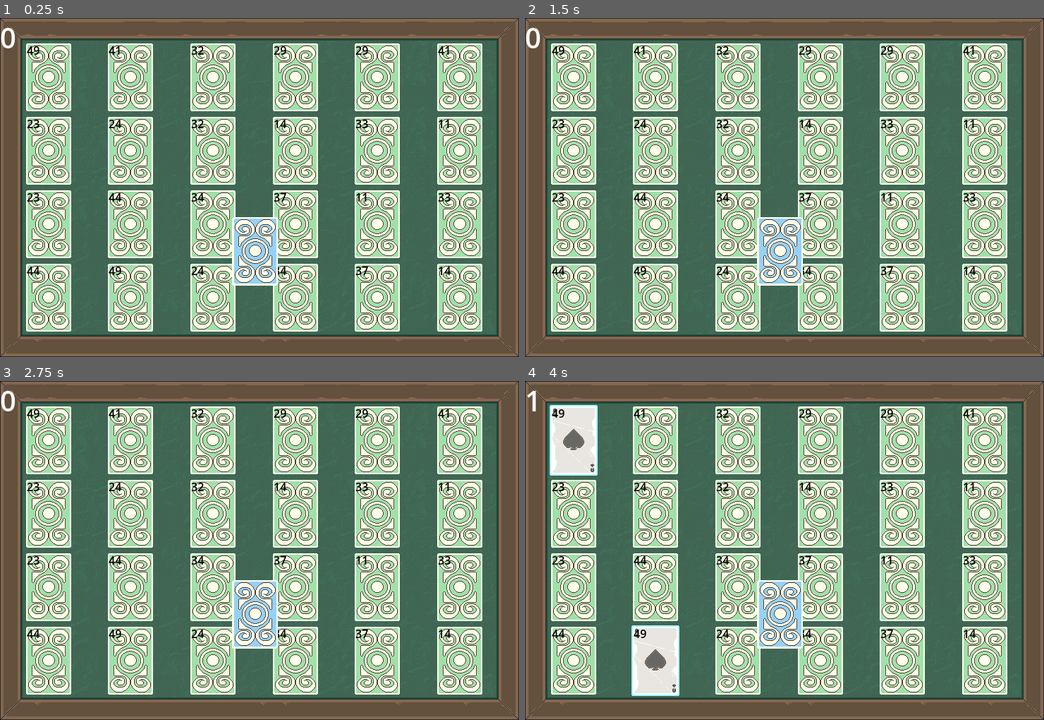
Above: before the commit, frames 1-4 (two rows, left to right).
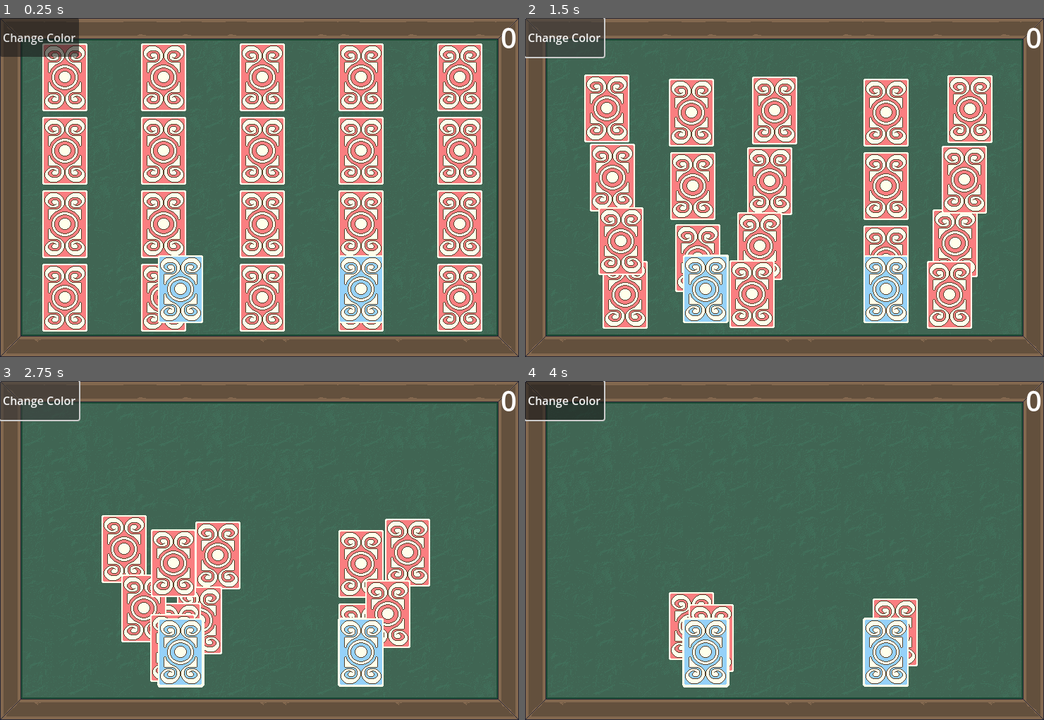
Above: after the commit, the same moments.

Repository: Kiingst/Matching-game
Game: Godot game, scene res://Main/main.tscn
The game is run twice, just before and just after one commit, with the same random seed, the same clock (stepped at 60 frames per second) and the same inputs.
Inputs (mouse positions are in pixels of both pictures, inside the frame that each line leads up to):
- Up to frame 1 (0.25 s): no input
- Up to frame 2 (1.5 s): click (566, 38) at 0.5 s, where only the run after the commit has a clickable "Change Color"; click (566, 38) at 1.25 s, where only the run after the commit has a clickable "Change Color"
- Up to frame 3 (2.75 s): click (41, 401) at 2 s, where only the run after the commit has a clickable "Change Color"
- Up to frame 4 (4 s): move the mouse to (654, 658) at 2.77 s; press the mouse at (654, 658) at 2.78 s; move the mouse to (571, 442) at 3.52 s; release the mouse at (571, 442) at 3.53 s; click (571, 442) at 3.6 s

The runs differ from the first frame. In frame 1, 52% of the frame differs, in the area x 0-100%, y 0-93%; in frame 2, 61%; in frame 3, 50%; in frame 4, 47%.

Commit message:
making shuffle animation

Diff:
--- a/Main/Card.gd
+++ b/Main/Card.gd
@@ -12,7 +12,7 @@
 var picture
 var front_picture
 var test_string = "ion know"
-var card_back : String
+
 
 
 
@@ -51,7 +51,7 @@
 		flip_animation = $AnimationPlayer.libraries.get("").get_animation("Flip_right")
 		flip_animation.track_set_key_value(0, 2, load(picture))
 		$AnimationPlayer.play("Flip_right")
-		print("card value is " , value)
+		#print("card value is " , value)
 		flipped = true
 		emit_signal("flipped_signal" , self)
 	else:
@@ -74,8 +74,19 @@
 	pass
 
 func set_card_color():
-	card_back = Global.set_card_color()
+	var card_back = Global.set_card_color()
+	#array 1 is right 0 is left
+	var flip_card = Global.get_flip_card_color()
+
 	$Card_sprite.texture = load(card_back)
+	flip_animation = $AnimationPlayer.libraries.get("").get_animation("Flip_right")
+	flip_animation.track_set_key_value(0, 0, load(card_back))
+	flip_animation.track_set_key_value(0, 1, load(flip_card[1]))
+
+	var flip_back = $AnimationPlayer.libraries.get("").get_animation("Flip_back")
+	flip_back.track_set_key_value(0, 0, load(card_back))
+	flip_back.track_set_key_value(0, 1, load(flip_card[0]))
+	flip_back.track_set_key_value(0, 2, load(card_back))
 
 func not_clickable():
 	clickable = false
--- a/Main/Global.gd
+++ b/Main/Global.gd
@@ -1,6 +1,6 @@
 extends Node
 
-var card_color = 3
+var card_color = 5
 
 var was_animation_node_changed = false
 
@@ -123,7 +123,6 @@
 			return "not a valid number"
 
 func set_card_color():
-	was_animation_node_changed = false
 	match card_color:
 		1:
 			return "res://PixelCard_Assets/Cards/Card_Back_Blue_New.png"
@@ -139,3 +138,20 @@
 			return "res://PixelCard_Assets/Cards/Card_Back_Yellow_New.png"
 		_:
 			pass
+
+func get_flip_card_color():
+	match card_color:
+		1:
+			return ["res://PixelCard_Assets/Cards/Card_flip_left_blue.png","res://PixelCard_Assets/Cards/Card_flip_right_blue.png"]
+		2:
+			return ["res://PixelCard_Assets/Cards/Card_flip_left.png","res://PixelCard_Assets/Cards/Card_flip_right.png"]
+		3:
+			return ["res://PixelCard_Assets/Cards/Card_flip_left_lightgreen.png","res://PixelCard_Assets/Cards/Card_flip_right_lightgreen.png"]
+		4:
+			return ["res://PixelCard_Assets/Cards/Card_flip_left_pink.png","res://PixelCard_Assets/Cards/Card_flip_right_pink.png"]
+		5:
+			return ["res://PixelCard_Assets/Cards/Card_flip_left_red.png","res://PixelCard_Assets/Cards/Card_flip_right_red.png"]
+		6:
+			return ["res://PixelCard_Assets/Cards/Card_flip_left_yellow.png","res://PixelCard_Assets/Cards/Card_flip_right_yellow.png"]
+		_:
+			pass
--- a/Main/dummy_card.gd
+++ b/Main/dummy_card.gd
@@ -1,15 +1,35 @@
 extends Sprite2D
 
 var card_back : String
+var pos_to_move_to
+var moving: bool = false
+@export var speed : int
 
 # Called when the node enters the scene tree for the first time.
 func _ready():
+	set_card_color()
 	self.texture = load(card_back)
+	add_to_group("dummy_cards")
 
 
 # Called every frame. 'delta' is the elapsed time since the previous frame.
 func _process(delta):
-	pass
+	if moving == true:
+		if global_position.distance_to(pos_to_move_to) < 1 :
+			moving = false
+		#start to move
+		var direction = (pos_to_move_to - global_position).normalized()
+		global_position += direction * speed * delta
 
 func set_card_color():
 	card_back = Global.set_card_color()
+
+
+func move_to_shuffle_point():
+
+	if "Right_Side" in $dummy_card.get_overlapping_areas()[0].name:
+		pos_to_move_to = get_tree().get_nodes_in_group("right_marker")[0].global_position
+		moving = true
+	elif "Left_Side" in $dummy_card.get_overlapping_areas()[0].name:
+		pos_to_move_to = get_tree().get_nodes_in_group("left_marker")[0].global_position
+		moving = true
--- a/Main/dummy_card.tscn
+++ b/Main/dummy_card.tscn
@@ -1,6 +1,17 @@
-[gd_scene load_steps=2 format=3 uid="uid://8kj5ul0ucr2c"]
+[gd_scene load_steps=4 format=3 uid="uid://8kj5ul0ucr2c"]
 
 [ext_resource type="Script" path="res://Main/dummy_card.gd" id="1_c7yy2"]
+[ext_resource type="Texture2D" uid="uid://uql8gmtslahb" path="res://PixelCard_Assets/Cards/Joker.png" id="1_lr2aa"]
+
+[sub_resource type="RectangleShape2D" id="RectangleShape2D_u8i70"]
+size = Vector2(64, 96)
 
 [node name="dummy_card" type="Sprite2D"]
+texture = ExtResource("1_lr2aa")
 script = ExtResource("1_c7yy2")
+speed = 100
+
+[node name="dummy_card" type="Area2D" parent="."]
+
+[node name="CollisionShape2D" type="CollisionShape2D" parent="dummy_card"]
+shape = SubResource("RectangleShape2D_u8i70")
--- a/Main/main.gd
+++ b/Main/main.gd
@@ -3,11 +3,12 @@
 @export var sizex : int
 @export var sizey : int
 @export var card : PackedScene
+@export var dummy_card : PackedScene
 
 var margin = 4
-var num_cards
+var num_cards : int
 
-var card_maker_counter = 0
+var card_maker_counter : int = 0
 
 var xcounter : float = 1.0
 var ycounter : float = 1.0
@@ -22,7 +23,10 @@
 
 # Called when the node enters the scene tree for the first time.
 func _ready():
+
+	$Music/Back_ground_music.play()
 	num_cards = sizex * sizey
+
 	var x = generate_unique_random_numbers(num_cards / 2)
 	print(x)
 	generate_cards(num_cards / 2 , x)
@@ -34,22 +38,25 @@
 	get_tree().call_group("cards", "not_visible")
 	cards = $Cards.get_children()
 
-	place_dummy_cards(cards)
-
+	place_dummy_cards()
+	await get_tree().create_timer(1.0).timeout
+	get_tree().call_group("dummy_cards", "move_to_shuffle_point")
+	await get_tree().create_timer(5.0).timeout
+	$AnimationPlayer.play("Shuffle_cards")
 
 	#play shuffle animation
 		#place dummy cards
 		#have dummy cards position
 		#have the animation go to the positon of the card and make that on card visible
 
-	get_tree().call_group("cards", "is_clickable")
-	get_tree().call_group("cards", "make_visible")
-	$Music/Back_ground_music.play()
+	#get_tree().call_group("cards", "is_clickable")
+	#get_tree().call_group("cards", "make_visible")
+
 
 
 # Called every frame. 'delta' is the elapsed time since the previous frame.
 func _process(delta):
-	$Control/Label.text = str(points)
+	$Control/HBoxContainer/Label.text = str(points)
 	if points == num_cards / 2:
 		print("you win")
 
@@ -112,10 +119,8 @@
 	if card1 == null:
 		card1 = card
 	else:
-		print(card1.value)
-		print(card.value)
 		if card1.value == card.value:
-
+			print("cards match")
 			points += 1
 
 			get_tree().call_group("cards", "not_clickable")
@@ -127,6 +132,7 @@
 			get_tree().call_group("cards", "is_clickable")
 			card1 = null
 		else:
+			print("cards no match")
 			get_tree().call_group("cards", "not_clickable")
 			await get_tree().create_timer(0.5).timeout
 			card1.flip_card()
@@ -149,6 +155,19 @@
 		#cards_shuffled[i].position = cards_temp[i].position
 
 
-func place_dummy_cards(cards):
+func place_dummy_cards():
 
-	pass
+	for i in $Cards.get_children().size() :
+		var c = dummy_card.instantiate()
+
+		c.position = $Cards.get_children()[i].position
+		$Dummy_Card.add_child(c)
+
+
+
+func _on_button_pressed():
+	print(Global.card_color)
+	Global.card_color += 1
+	if Global.card_color > 6:
+		Global.card_color = 1
+	get_tree().call_group("cards", "set_card_color")
--- a/Main/main.tscn
+++ b/Main/main.tscn
@@ -1,8 +1,9 @@
-[gd_scene load_steps=11 format=3 uid="uid://7hib2gtqeyir"]
+[gd_scene load_steps=14 format=3 uid="uid://7hib2gtqeyir"]
 
 [ext_resource type="Script" path="res://Main/main.gd" id="1_h3yox"]
 [ext_resource type="Texture2D" uid="uid://1gpahgo2tqkt" path="res://PixelCard_Assets/Tiles/Table_Top_32x32.png" id="1_qcjsq"]
 [ext_resource type="PackedScene" uid="uid://bmo6xl6djg5bd" path="res://Main/card.tscn" id="3_4btpo"]
+[ext_resource type="PackedScene" uid="uid://8kj5ul0ucr2c" path="res://Main/dummy_card.tscn" id="3_cmcde"]
 [ext_resource type="PackedScene" uid="uid://bqucfcbqg0fay" path="res://Main/music.tscn" id="4_o7476"]
 [ext_resource type="SpriteFrames" uid="uid://dqirunp745r4n" path="res://Main/shuffle_frames.tres" id="5_b2nmi"]
 
@@ -54,19 +55,54 @@
 [sub_resource type="LabelSettings" id="LabelSettings_r60a3"]
 font_size = 40
 
+[sub_resource type="RectangleShape2D" id="RectangleShape2D_h0m6y"]
+size = Vector2(344, 464)
+
+[sub_resource type="RectangleShape2D" id="RectangleShape2D_ruqi3"]
+size = Vector2(344, 464)
+
 [sub_resource type="Animation" id="Animation_psvgm"]
-resource_name = "Place_cards"
+resource_name = "Shuffle_cards"
+tracks/0/type = "method"
+tracks/0/imported = false
+tracks/0/enabled = true
+tracks/0/path = NodePath("Shuffle/AnimatedSprite2D")
+tracks/0/interp = 1
+tracks/0/loop_wrap = true
+tracks/0/keys = {
+"times": PackedFloat32Array(0),
+"transitions": PackedFloat32Array(1),
+"values": [{
+"args": [&"default", 1.0, false],
+"method": &"play"
+}]
+}
+tracks/1/type = "method"
+tracks/1/imported = false
+tracks/1/enabled = true
+tracks/1/path = NodePath("Shuffle/AnimatedSprite2D2")
+tracks/1/interp = 1
+tracks/1/loop_wrap = true
+tracks/1/keys = {
+"times": PackedFloat32Array(0),
+"transitions": PackedFloat32Array(1),
+"values": [{
+"args": [&"default", 1.0, false],
+"method": &"play"
+}]
+}
 
 [sub_resource type="AnimationLibrary" id="AnimationLibrary_kmqmg"]
 _data = {
-"Place_cards": SubResource("Animation_psvgm")
+"Shuffle_cards": SubResource("Animation_psvgm")
 }
 
 [node name="Main" type="Node2D"]
 script = ExtResource("1_h3yox")
-sizex = 6
+sizex = 5
 sizey = 4
 card = ExtResource("3_4btpo")
+dummy_card = ExtResource("3_cmcde")
 
 [node name="TileMap" type="TileMap" parent="."]
 tile_set = SubResource("TileSet_ff2e1")
@@ -75,8 +111,7 @@
 
 [node name="Cards" type="Node2D" parent="."]
 
-[node name="Marker2D" type="Marker2D" parent="."]
-position = Vector2(70, 83)
+[node name="Dummy_Card" type="Node2D" parent="."]
 
 [node name="Control" type="Control" parent="."]
 layout_mode = 3
@@ -84,10 +119,21 @@
 offset_right = 40.0
 offset_bottom = 40.0
 
-[node name="Label" type="Label" parent="Control"]
+[node name="HBoxContainer" type="HBoxContainer" parent="Control"]
 layout_mode = 0
-offset_right = 733.0
-offset_bottom = 475.0
+offset_right = 40.0
+offset_bottom = 40.0
+
+[node name="Button" type="Button" parent="Control/HBoxContainer"]
+layout_mode = 2
+text = "Change Color"
+
+[node name="MarginContainer" type="MarginContainer" parent="Control/HBoxContainer"]
+custom_minimum_size = Vector2(590, 0)
+layout_mode = 2
+
+[node name="Label" type="Label" parent="Control/HBoxContainer"]
+layout_mode = 2
 text = "0"
 label_settings = SubResource("LabelSettings_r60a3")
 
@@ -96,16 +142,38 @@
 [node name="Shuffle" type="Node" parent="."]
 
 [node name="AnimatedSprite2D" type="AnimatedSprite2D" parent="Shuffle"]
-position = Vector2(361, 331)
+position = Vector2(256, 384)
 sprite_frames = ExtResource("5_b2nmi")
 frame = 4
-frame_progress = 0.23318
+frame_progress = 0.496355
 
 [node name="AnimatedSprite2D2" type="AnimatedSprite2D" parent="Shuffle"]
-position = Vector2(362, 330)
+position = Vector2(512, 384)
 sprite_frames = ExtResource("5_b2nmi")
 frame = 4
 frame_progress = 0.287639
+
+[node name="Left_Side" type="Area2D" parent="Shuffle"]
+visible = false
+
+[node name="CollisionShape2D" type="CollisionShape2D" parent="Shuffle/Left_Side"]
+position = Vector2(188, 240)
+shape = SubResource("RectangleShape2D_h0m6y")
+
+[node name="Right_Side" type="Area2D" parent="Shuffle"]
+visible = false
+
+[node name="CollisionShape2D" type="CollisionShape2D" parent="Shuffle/Right_Side"]
+position = Vector2(548, 240)
+shape = SubResource("RectangleShape2D_ruqi3")
+
+[node name="markers" type="Node2D" parent="Shuffle"]
+
+[node name="Left_marker" type="Marker2D" parent="Shuffle/markers" groups=["left_marker"]]
+position = Vector2(256, 384)
+
+[node name="Right_marker" type="Marker2D" parent="Shuffle/markers" groups=["right_marker"]]
+position = Vector2(512, 384)
 
 [node name="AnimationPlayer" type="AnimationPlayer" parent="."]
 libraries = {
@@ -114,3 +182,5 @@
 
 [node name="AnimationTree" type="AnimationTree" parent="."]
 root_node = NodePath("../AnimationPlayer")
+
+[connection signal="pressed" from="Control/HBoxContainer/Button" to="." method="_on_button_pressed"]
--- a/Main/shuffle_frames.tres
+++ b/Main/shuffle_frames.tres
@@ -63,5 +63,5 @@
 }],
 "loop": true,
 "name": &"default",
-"speed": 7.0
+"speed": 10.0
 }]
